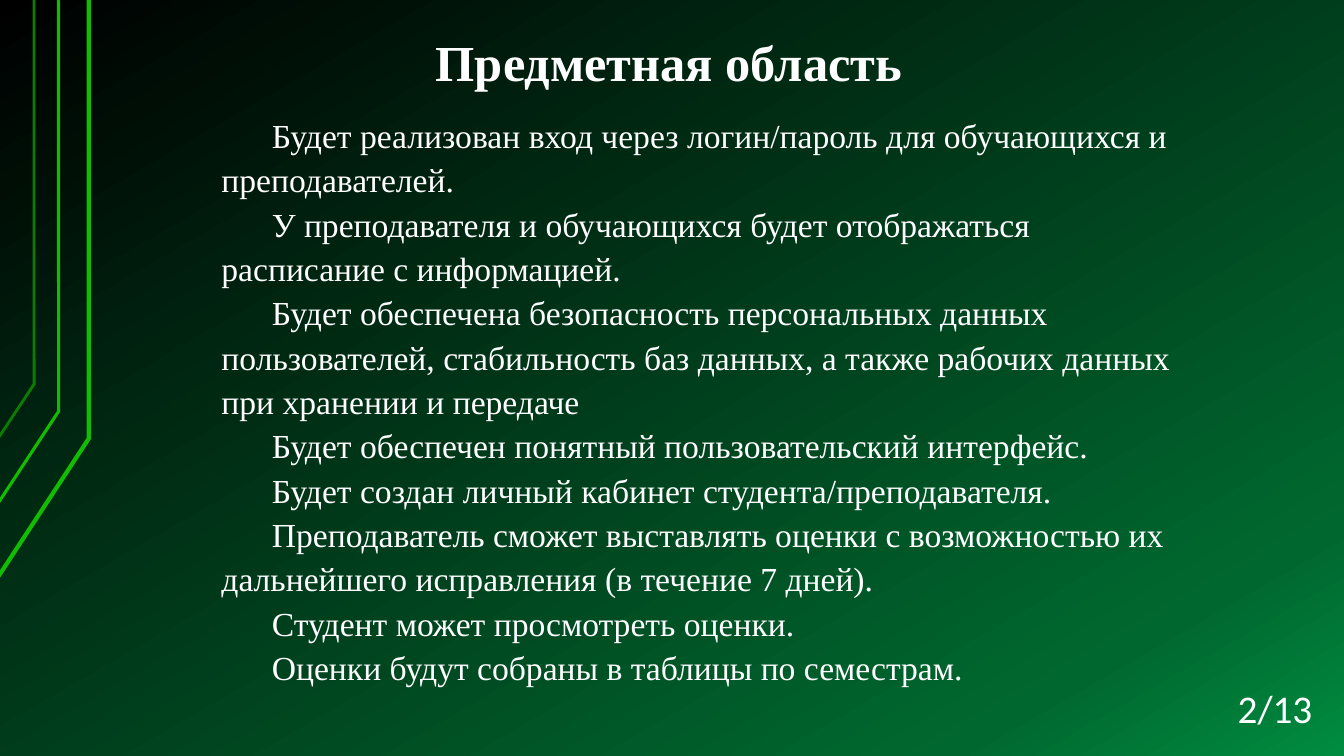
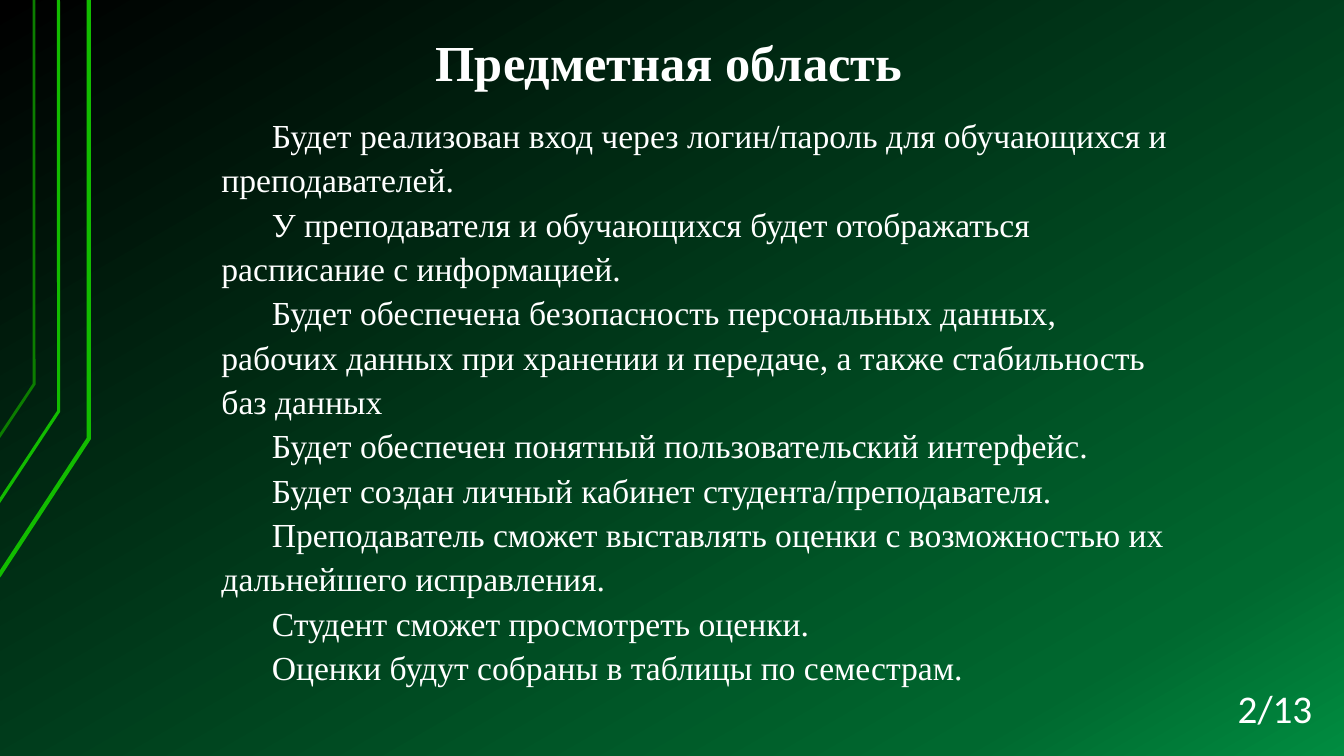
Before and after one commit to Kaz-Ed/PM-04, a slide deck: slide 2 of Documents/Презентация Электронный дневник Политеха.pptx. Drawn at 1344x756 pixels with LibreOffice and Linux fonts; fonts in the diff are those of the drawing. Boxes give left, top, right and bottom in pixels: in the first picture for what was removed or moved away, otherwise in the second. Text is boxed around its words. In the diff, an @@ line names an element or a change of style, - is before the commit and + after.

```diff
--- a/Documents/Презентация Электронный дневник Политеха.pptx
+++ b/Documents/Презентация Электронный дневник Политеха.pptx
@@ text at [221,301,1145,420]: text changed @@
-Будет обеспечена безопасность персональных данных пользователей, стабильность баз данных, а также рабочих данных при хранении и передаче
+Будет обеспечена безопасность персональных данных, рабочих данных при хранении и передаче, а также стабильность баз данных
@@ text at [221,525,1164,642]: text changed @@
-Преподаватель сможет выставлять оценки с возможностью их дальнейшего исправления (в течение 7 дней).
-Студент может просмотреть оценки.
+Преподаватель сможет выставлять оценки с возможностью их дальнейшего исправления.
+Студент сможет просмотреть оценки.
```
Also in this commit, not shown: 9 other slides changed, 1 slide added, 1 slide removed, 7 other files.
